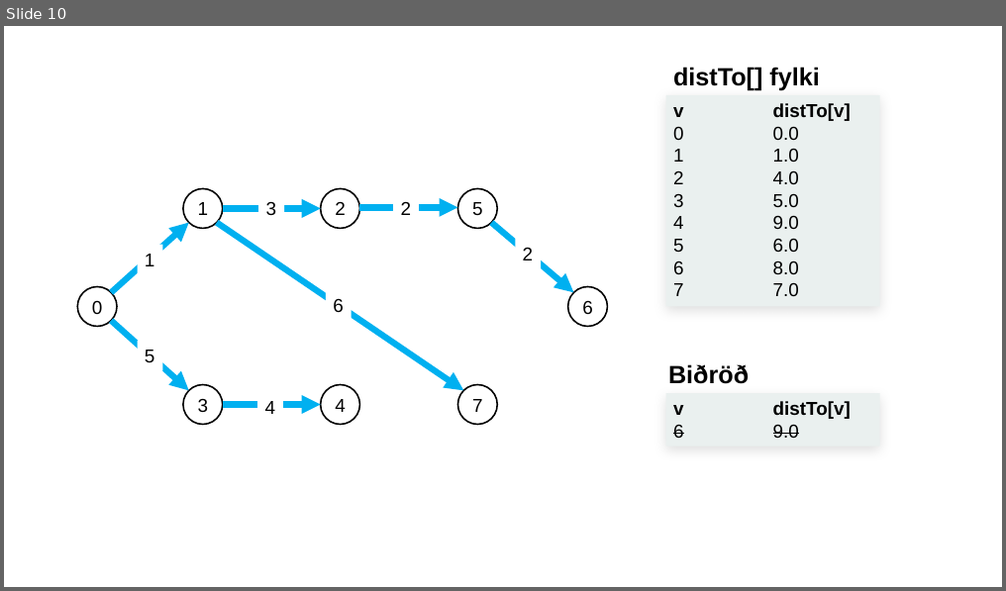
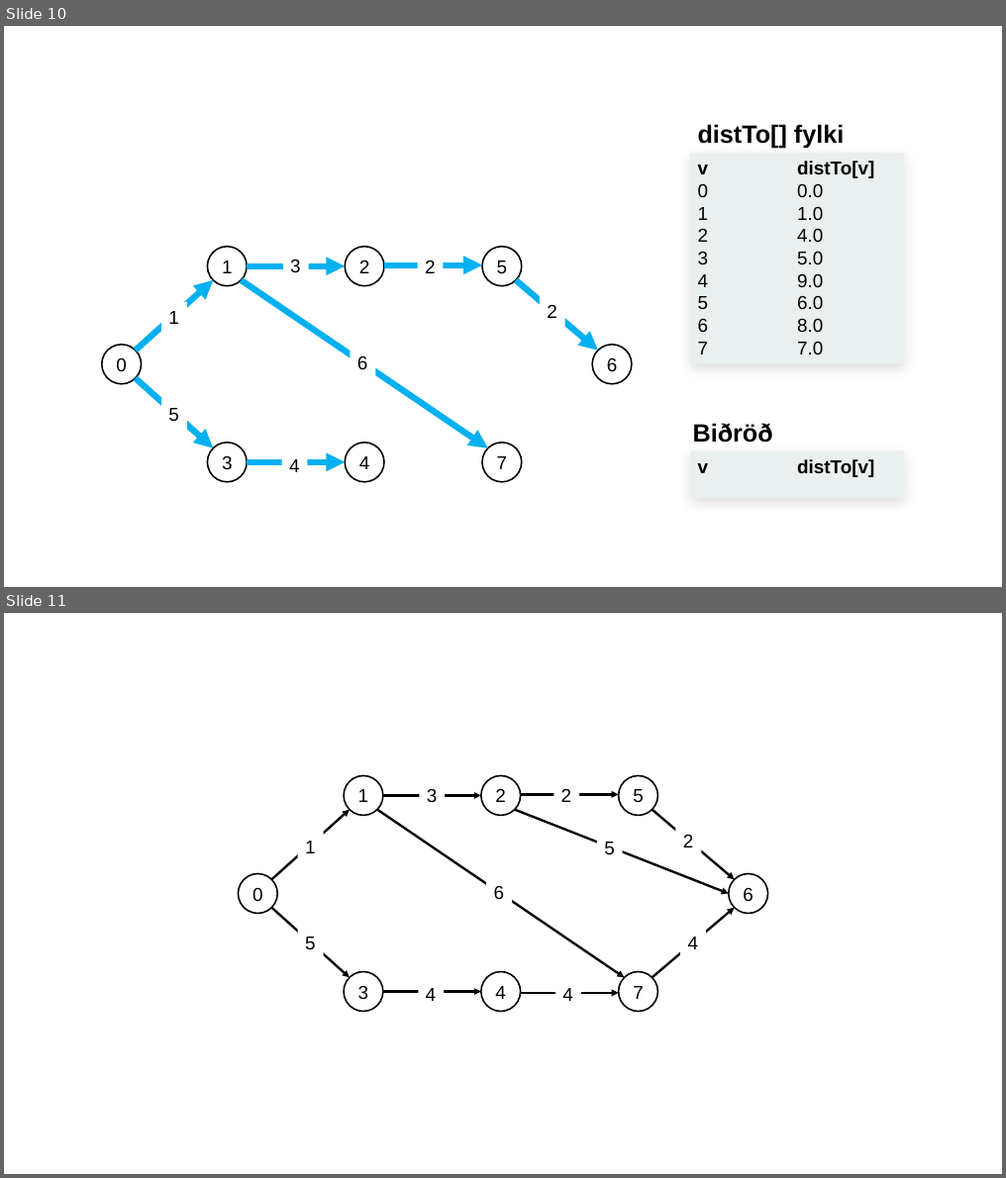
Before and after one commit to lvthnn/TOL203G, a slide deck: HD11/src/V3/dijkstra.pptx. Shown one above the other, each under a label of ours: slide 10 before the commit, slides 10 and 11 after it. The pictures are 1006x591 and 1006x1178 pixels, drawn with LibreOffice and Linux fonts; fonts in the diff are those of the drawing. Boxes give left, top, right and bottom in pixels: in the first picture for what was removed or moved away, otherwise in the second. Text is boxed around its words. In the diff, an @@ line names an element or a change of style, - is before the commit and + after.

```diff
--- a/HD11/src/V3/dijkstra.pptx
+++ b/HD11/src/V3/dijkstra.pptx
@@ slide 11 added at [4, 613, 1002, 1174], background #FFFFFF @@
@@ group added at [239, 776, 768, 1012]: 10 arrows, 10 texts, 8 ellipses @@
+0
+1
+3
+2
+4
+5
+7
+6
+1
+5
+4
+4
+6
+4
+5
+3
+2
+2
@@ slide 10 changed as well @@
@@ 9 texts, 8 ellipses, 7 arrows, 1 rectangle: place and size @@
-9 texts, 8 ellipses, 7 arrows, 1 rectangle at [77, 67, 880, 425]
+9 texts, 8 ellipses, 7 arrows, 1 rectangle at [102, 124, 905, 482]
@@ text in rectangle at [673, 424, 684, 438]: paragraph removed @@
-6
@@ text in rectangle at [773, 424, 799, 438]: paragraph removed @@
-9.0
@@ rectangle "v": place and size @@
-rectangle "v" at [665, 393, 880, 447]
+rectangle "v" at [690, 452, 905, 498]
```
Also in this commit, not shown: 9 other slides changed, 11 other files.
